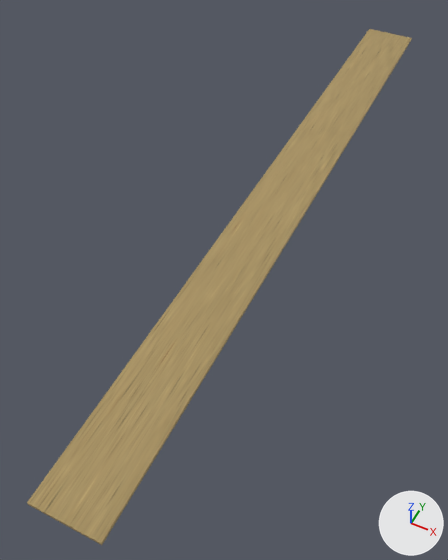
Before and after pictures for a commit that changed the glTF model assets/environments/outdoor/props/showcase_road_dash.glb.
One viewpoint serves both versions: a 50 mm lens placed at (0.328, -0.931, 0.831), pointed at (-0.051, -0.174, -0.116). The axes (+X, +Y, +Z) are drawn at lower right. The lights are the same throughout. The first picture is the older version. Vertices at exactly the same position are counted once.

The scene before the commit, as lines of its bpy script (objects in view):
```python
me_outdoor_showcase_road_dash = bpy.data.meshes.new('outdoor_showcase_road_dash')
me_outdoor_showcase_road_dash.from_pydata(...)  # 8 vertices, 12 faces; spans x -0.06..0.06, y -0.75..0.75, z 0.0..0.01
me_outdoor_showcase_road_dash.materials.append(mat_outdoor_showcase_road_dash_mat)
ob_outdoor_showcase_road_dash = bpy.data.objects.new('outdoor_showcase_road_dash', me_outdoor_showcase_road_dash)
ob_outdoor_showcase_road_dash.location = (0.0, 0.0, 0.0)
```
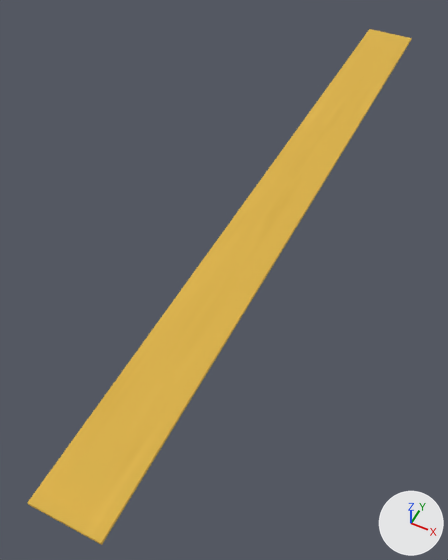
The edits, one by one:
Picture 'showcase_road_dash' (img_showcase_road_dash) is new.
Material 'paint' (mat_paint) is new.
Its texture is img_showcase_road_dash.
Its roughness is 0.82.
me_outdoor_showcase_road_dash is used by ob_outdoor_showcase_road_dash; location (0.0, 0.0, 0.0).
me_outdoor_showcase_road_dash had 8 vertices, 12 faces and spanned x -0.06..0.06, y -0.75..0.75, z 0.0..0.01.
me_outdoor_showcase_road_dash now has 24 vertices, 44 faces and spans x -0.06..0.06, y -0.75..0.75, z 0.0..0.01.
Part 1, on me_outdoor_showcase_road_dash:
10 faces are deleted.
16 vertices are added at x -0.06..0.06, y -0.75..0.75, z 0.0.
42 new faces join them.
me_outdoor_showcase_road_dash part 2: 2 faces spanning x -0.06..0.06, y -0.75..0.75, z 0.01 switch from mat_outdoor_showcase_road_dash_mat to mat_paint (picture img_showcase_road_dash).

Where the change shows, as pixel boxes (x1, y1, x2, y2) in the pictures (448 x 560 px):
part 1 of me_outdoor_showcase_road_dash, cut back: before (27, 39, 412, 545); after (27, 30, 412, 545)
part 2 of me_outdoor_showcase_road_dash, recoloured (brown to yellow): (28, 29, 411, 542) in both
